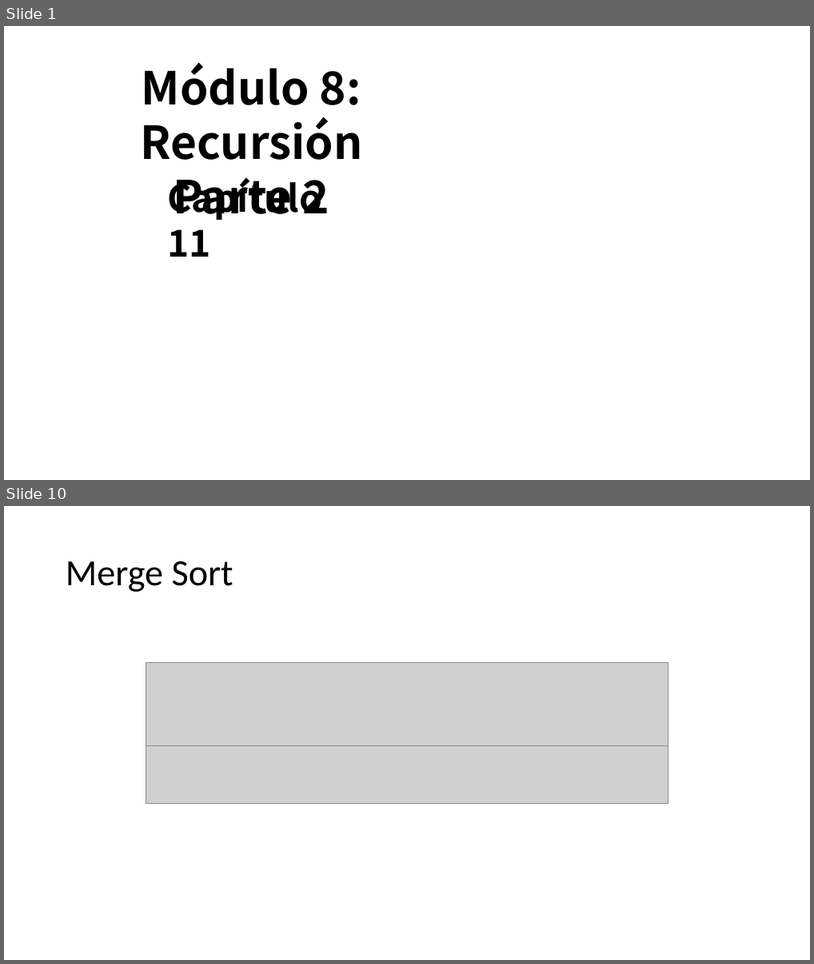
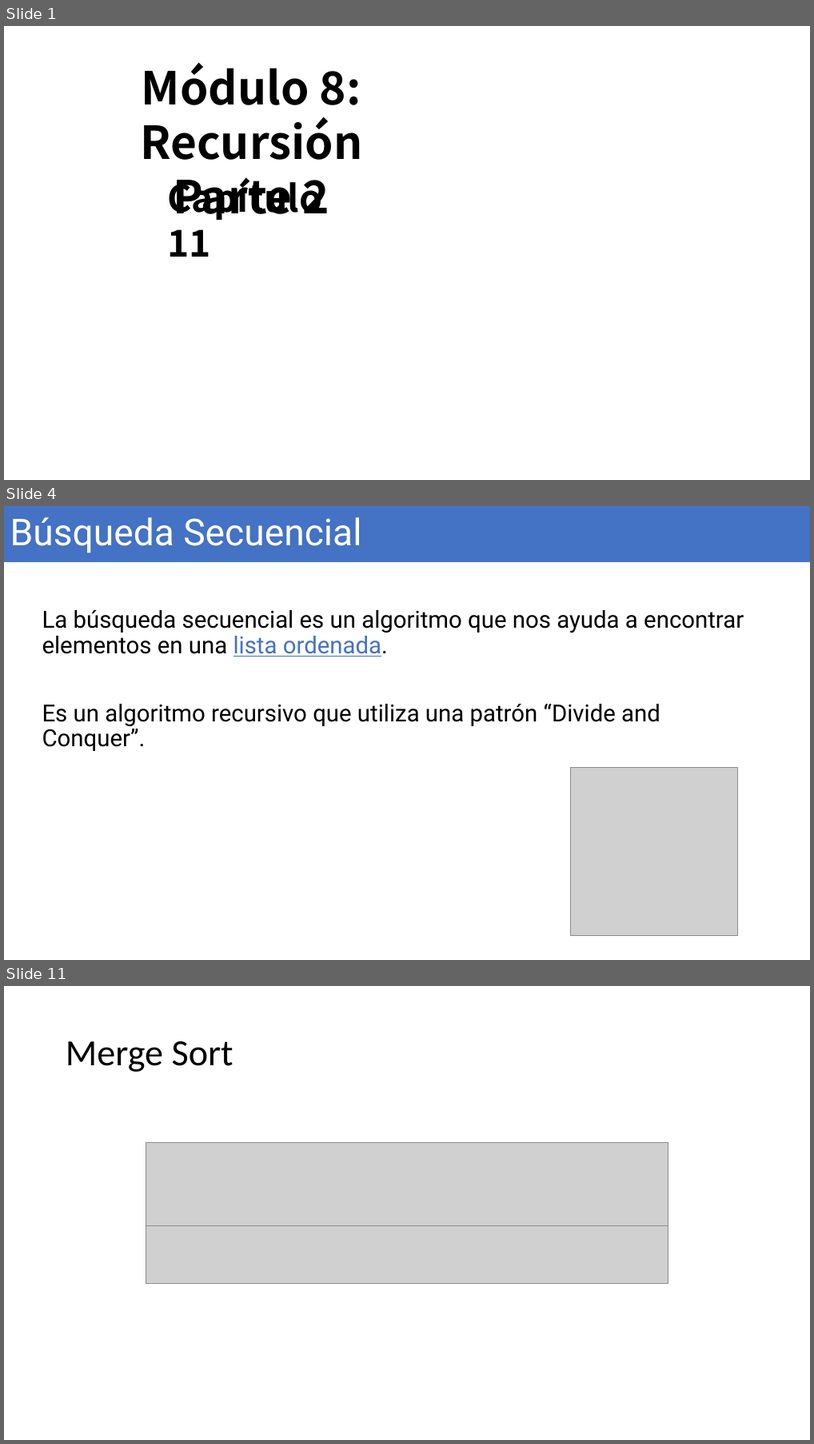
Before and after one commit to OMardil/INFO2, a slide deck: MOD08_Recursion/01 Presentacion/INFO2_MOD08_2-Busqueda_Binaria.pptx. Shown one above the other, each under a label of ours: slides 1 and 10 before the commit, slides 1, 4 and 11 after it; the slides between them are not shown. The pictures are 814x964 and 814x1444 pixels, drawn with LibreOffice and Linux fonts; fonts in the diff are those of the drawing; grey boxes stand for pictures; background and template pictures are left out. Boxes give left, top, right and bottom in pixels: in the first picture for what was removed or moved away, otherwise in the second. Text is boxed around its words. In the diff, an @@ line names an element or a change of style, - is before the commit and + after.

```diff
--- a/MOD08_Recursion/01 Presentacion/INFO2_MOD08_2-Busqueda_Binaria.pptx
+++ b/MOD08_Recursion/01 Presentacion/INFO2_MOD08_2-Busqueda_Binaria.pptx
@@ slide 4 added at bbox=[4, 506, 810, 960], background #FFFFFF @@
@@ title added at bbox=[4, 506, 810, 562], fill #4472C4, 44 pt, text #FFFFFF @@
+Búsqueda Secuencial
@@ text added at bbox=[42, 610, 744, 751], 28 pt, text #000000 @@
+La búsqueda secuencial es un algoritmo que nos ayuda a encontrar elementos en una lista ordenada.
+Es un algoritmo recursivo que utiliza una patrón “Divide and Conquer”.
@@ picture added at bbox=[570, 768, 738, 936] @@
@@ what was slide 10 is now slide 11 @@
```
Also in this commit, not shown: 2 slides changed, 6 other slides added, 6 slides removed.
